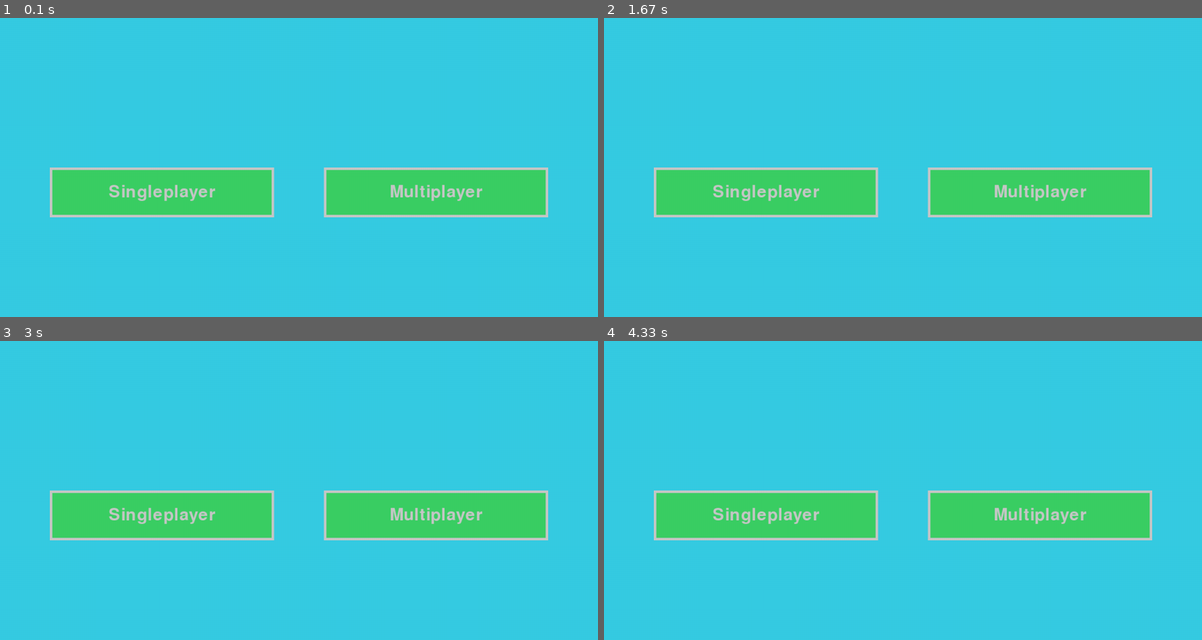
Above: before the commit, frames 1-4 (two rows, left to right).
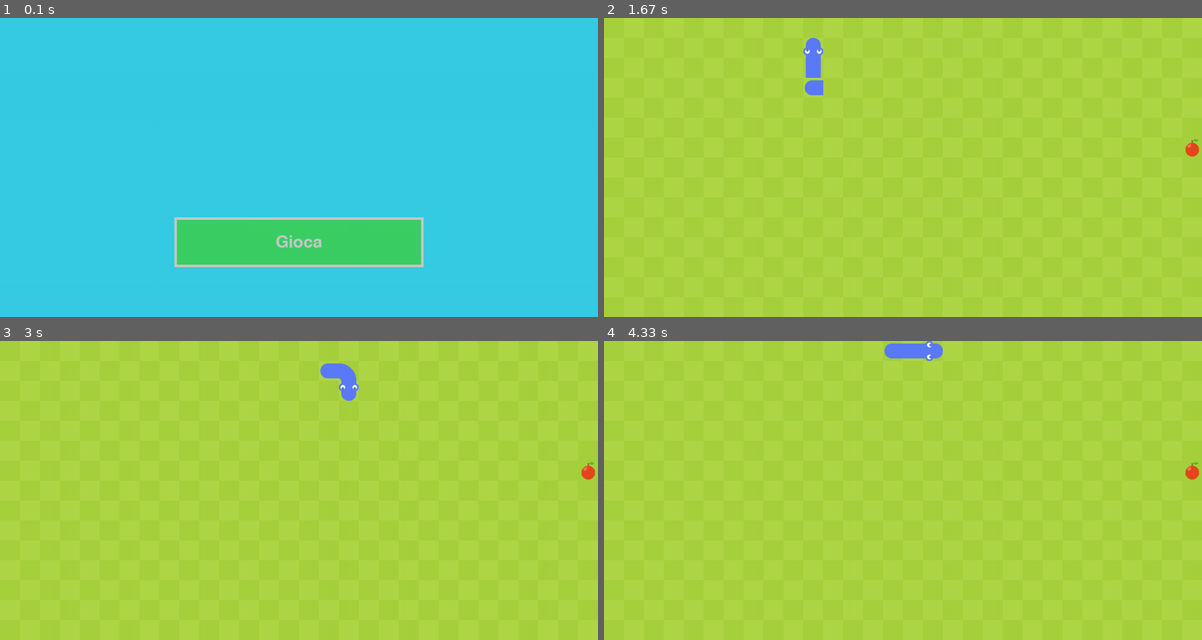
Above: after the commit, the same moments.

Repository: Chiarasenu/PYGAME-GIOCO-3P
Game: pygame game, started from gioco/gioco_snake.py
Same seed, same stepped clock (60 frames per second), same inputs: the game is played once before the commit and once after it.
Inputs (mouse positions are in pixels of both pictures, inside the frame that each line leads up to):
- Up to frame 1 (0.1 s): no input
- Up to frame 2 (1.67 s): click (903, 242) at 0.38 s; hold W 1.17-1.63 s
- Up to frame 3 (3 s): hold D 1.67-2.13 s; hold S from 2.73 s (still down)
- Up to frame 4 (4.33 s): release S at 3.03 s; hold A 3.07-3.47 s; hold W 3.5-3.87 s; hold D from 3.9 s (still down)

The runs differ from the first frame. In frame 1, 19% of the frame differs, in the area x 8-92%, y 50-84%; in frame 2, 100%, in the area x 0-100%, y 0-100%; in frame 3, 100%; in frame 4, 100%.

Commit message:
rimossa modalita multiplayer

Diff:
--- a/gioco/gioco_snake.py
+++ b/gioco/gioco_snake.py
@@ -27,16 +27,16 @@
 AZZURRO = (54, 204, 227)
 
 # bottone singleplayer
-bottone_single = Bottone(screen,
-                         [100, 300],  # pos
-                         [450, 100],  # size
-                         "Singleplayer")
+bottone_play = Bottone(screen,
+                         [350, 400],  # pos
+                         [500, 100],  # size
+                         "Gioca")
 
 # bottone multiplayer
-bottone_multi = Bottone(screen,
-                        [650, 300],  # pos
-                        [450, 100],  # size
-                        "Multiplayer")
+# bottone_multi = Bottone(screen,
+#                         [650, 300],  # pos
+#                         [450, 100],  # size
+#                         "Multiplayer")
 
 SCREEN_UPDATE = pygame.USEREVENT
 pygame.time.set_timer(SCREEN_UPDATE, 150)
@@ -102,15 +102,15 @@
         pygame.display.update()
         clock.tick(FPS)
 
-def multiplayer():
-    while True:
-        for event in pygame.event.get():
-            if event.type == pygame.QUIT:
-                pygame.quit()
-                exit()
+# def multiplayer():
+#     while True:
+#         for event in pygame.event.get():
+#             if event.type == pygame.QUIT:
+#                 pygame.quit()
+#                 exit()
 
-        pygame.display.update()
-        clock.tick(FPS)
+#         pygame.display.update()
+#         clock.tick(FPS)
 
 def menu():
     pygame.display.set_caption("MENÙ")
@@ -121,33 +121,33 @@
                 pygame.quit()
                 # exit()
             elif event.type == pygame.MOUSEBUTTONDOWN:
-                if bottone_single.rect.collidepoint(pos):
-                    bottone_single.toggle()
+                if bottone_play.rect.collidepoint(pos):
+                    bottone_play.toggle()
                     screen.blit(schermo_gioco, (0, 0))
                     singleplayer()
 
-                elif bottone_multi.rect.collidepoint(pos):
-                    bottone_multi.toggle()
-                    screen.blit(schermo_gioco, (0, 0))
-                    multiplayer()
+                # elif bottone_multi.rect.collidepoint(pos):
+                #     bottone_multi.toggle()
+                #     screen.blit(schermo_gioco, (0, 0))
+                #     multiplayer()
 
         # cambio colore se passo sopra i tasti singleplayer e multiplayer
         pos = pygame.mouse.get_pos()
-        if bottone_single.rect.collidepoint(pos):
-            bottone_single.chiaro()
+        if bottone_play.rect.collidepoint(pos):
+            bottone_play.chiaro()
         else:
-            bottone_single.base()
-        bottone_single.draw()
+            bottone_play.base()
+        bottone_play.draw()
 
-        pos = pygame.mouse.get_pos()
-        if bottone_multi.rect.collidepoint(pos):
-            bottone_multi.chiaro()
-        else:
-            bottone_multi.base()
-        bottone_multi.draw()
+        # pos = pygame.mouse.get_pos()
+        # if bottone_multi.rect.collidepoint(pos):
+        #     bottone_multi.chiaro()
+        # else:
+        #     bottone_multi.base()
+        # bottone_multi.draw()
 
-        bottone_single.draw()
-        bottone_multi.draw()
+        bottone_play.draw()
+        # bottone_multi.draw()
         pygame.display.update()
         clock.tick(FPS)
 
